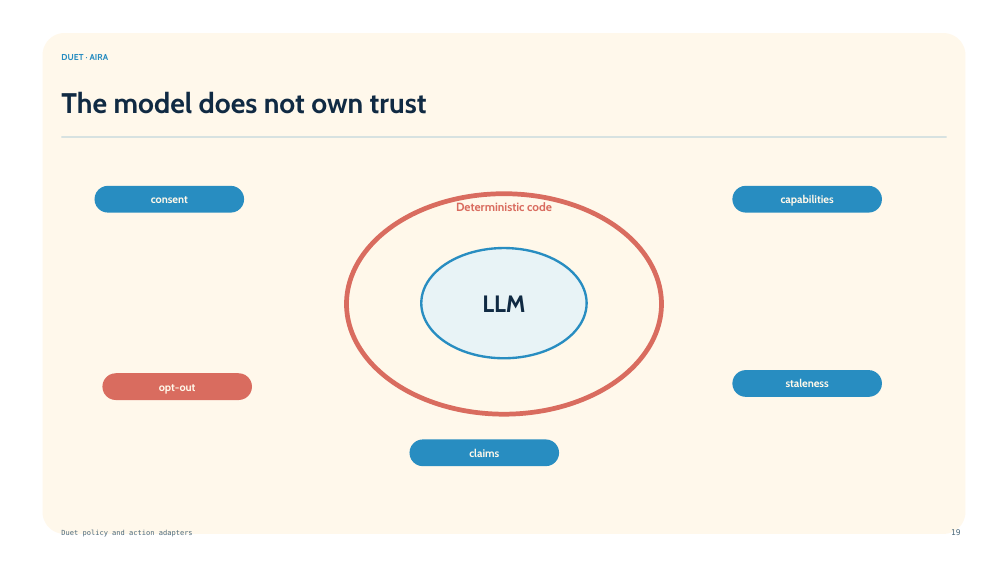
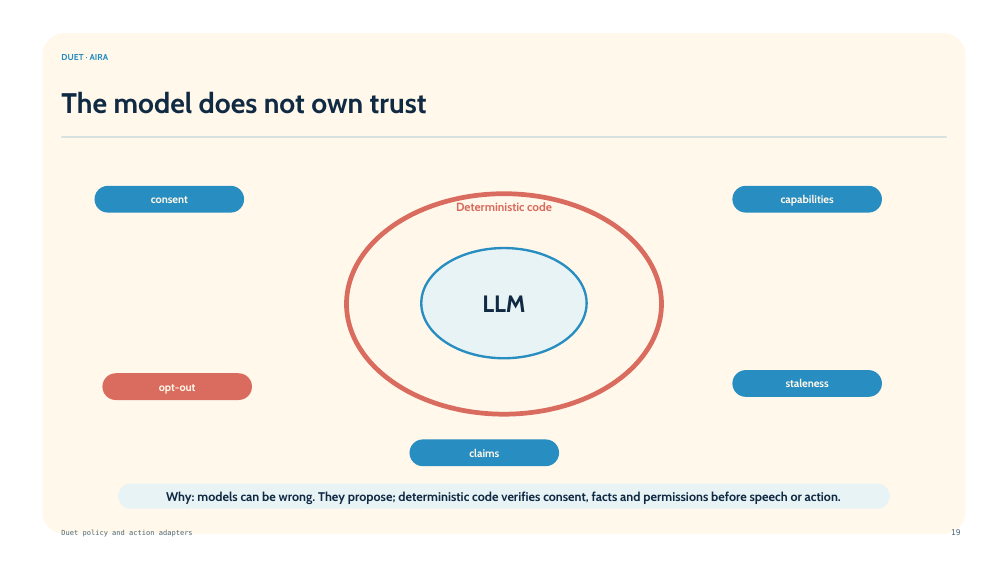
Before and after one commit to mssharatchandra/duet, a slide deck: slide 19 of docs/talk/Duet_Aira_Voice_AI_Tech_Talk_2026-08-25.pptx. Drawn at 1008x567 pixels with LibreOffice and Linux fonts; fonts in the diff are those of the drawing; background and template pictures are left out. Boxes give left, top, right and bottom in pixels: in the first picture for what was removed or moved away, otherwise in the second. Text is boxed around its words. In the diff, an @@ line names an element or a change of style, - is before the commit and + after.

Commit message:
docs: explain deterministic trust boundary

```diff
--- a/docs/talk/Duet_Aira_Voice_AI_Tech_Talk_2026-08-25.pptx
+++ b/docs/talk/Duet_Aira_Voice_AI_Tech_Talk_2026-08-25.pptx
@@ rounded rectangle added at box(118, 484, 890, 509), fill #E8F3F6, 12 pt, text #102A43, bold @@
+Why: models can be wrong. They propose; deterministic code verifies consent, facts and permissions before speech or action.
```
Also in this commit, not shown: 2 other files.
